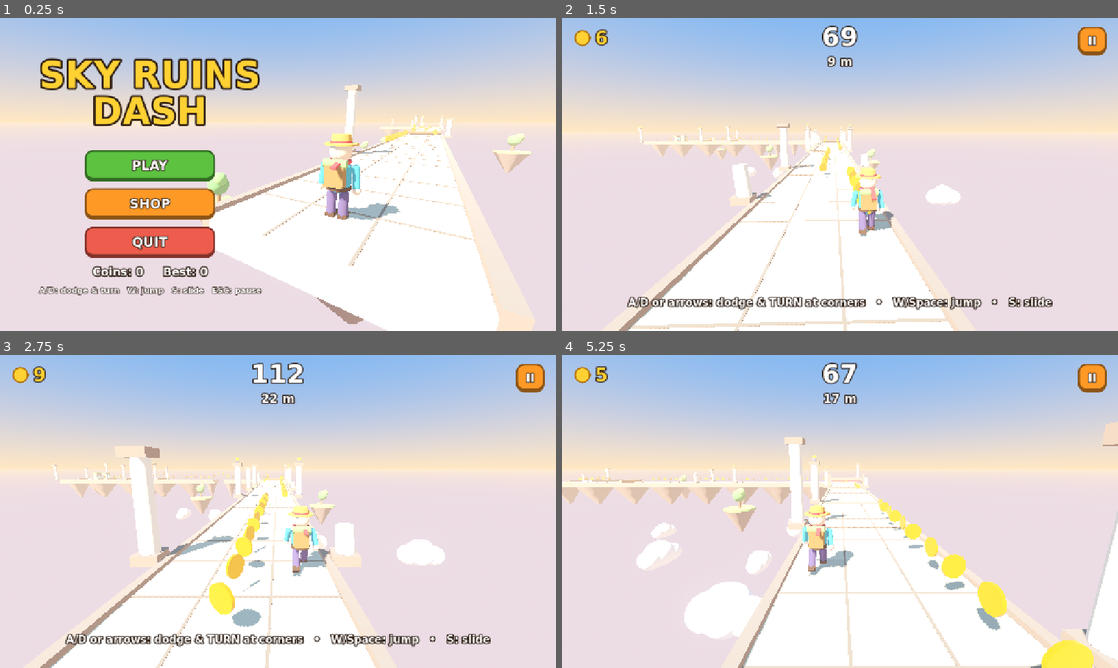
Above: before the commit, frames 1-4 (two rows, left to right).
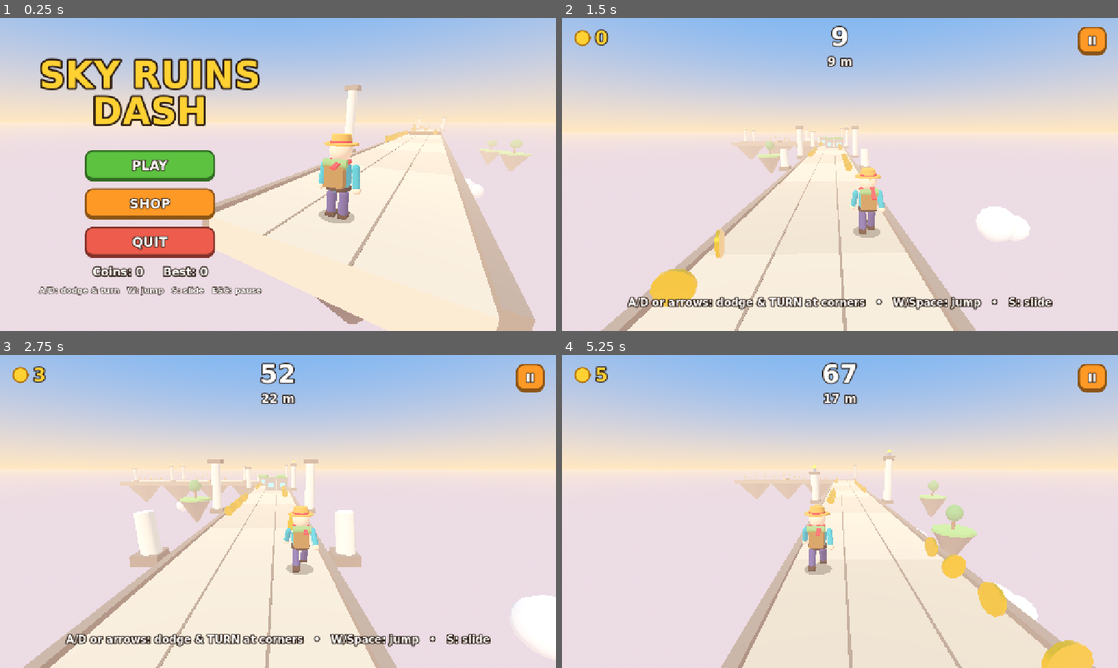
Above: after the commit, the same moments.

Repository: ItzOverWolf/claude-godot-3D-game
Game: Godot game, scene res://main.tscn
Same seed, same stepped clock (60 frames per second), same inputs: the game is played once before the commit and once after it.
Inputs (mouse positions are in pixels of both pictures, inside the frame that each line leads up to):
- Up to frame 1 (0.25 s): no input
- Up to frame 2 (1.5 s): click "PLAY" at 0.5 s; tap Enter at 1.25, 1.35 s; move the mouse to (962, 158) at 1.27 s; hold Right from 1.28 s (still down); click (962, 158) at 1.42 s
- Up to frame 3 (2.75 s): tap Space at 1.52 s; release Right at 2 s; drag from (166, 527) to (250, 574) at 2.02 s
- Up to frame 4 (5.25 s): move the mouse to (895, 442) at 2.77 s; hold Right 2.78-3.5 s; tap P at 2.85 s; click "RESTART" at 3.5 s; drag from (812, 574) to (673, 464) at 4.27 s; move the mouse to (1006, 558) at 5.02 s; hold Left from 5.03 s (still down); tap Keypad Enter at 5.1 s

The runs differ from the first frame. In frame 1, 24% of the frame differs, in the area x 36-97%, y 21-100%; in frame 2, 23%; in frame 3, 25%; in frame 4, 29%, in the area x 0-100%, y 21-100%.

Commit message:
performance

Diff:
--- a/main.gd
+++ b/main.gd
@@ -16,7 +16,7 @@
 const PATH_W := 6.0
 const TILE_LEN := 10.0
 const TURN_LEN := 6.0
-const TILES_AHEAD := 16
+const TILES_AHEAD := 11
 const TILES_BEHIND := 3
 const START_SPEED := 10.0
 const MAX_SPEED := 24.0
@@ -107,6 +107,7 @@
 var leg_r: Node3D
 var scarf_tail: MeshInstance3D
 var bubble: MeshInstance3D
+var blob_shadow: MeshInstance3D
 var mats := {}
 var mesh_cache := {}
 var sfx := {}
@@ -614,6 +615,10 @@
 			var n: Node3D = it["node"]
 			n.rotation.y = time * 2.0
 			n.position.y = 1.1 + sin(time * 4.0) * 0.15
+	# keep the fake shadow on the floor and shrink it while airborne
+	blob_shadow.visible = not falling
+	blob_shadow.position.y = 0.02 - y
+	blob_shadow.scale = Vector3.ONE * clampf(1.0 - y * 0.25, 0.4, 1.0)
 	bubble.visible = state == State.PLAYING and shields > 0
 	if bubble.visible:
 		bubble.scale = Vector3.ONE * (1.0 + sin(time * 6.0) * 0.04)
@@ -783,7 +788,7 @@
 			_add(root, _box(Vector3(1.13, 0.04, 0.28)), mats["arrow"], Vector3(x, 0.03, -2.6), Vector3(0, deg_to_rad(45.0 * s), 0), false)
 		_column(root, Vector3(-s * 3.8, 0, -TURN_LEN - 0.6), 4.5, true)
 
-	var cmesh := _cyl(0.35, 0.35, 0.08, 20)
+	var cmesh := _cyl(0.35, 0.35, 0.08, 12)
 	for c in t["coins"]:
 		var n := _add(root, cmesh, mats["gold"], Vector3(c["lane"] * LANE_W, c["h"], -c["d"]), Vector3(PI / 2, 0, 0))
 		c["node"] = n
@@ -813,10 +818,6 @@
 			_add(root, _box(Vector3(0.3, 1.15, l)), mats["stone_dark"], Vector3(sx, -0.42, mid))
 	for lx in [-1.0, 1.0]:
 		_add(root, _box(Vector3(0.07, 0.02, l)), mats["groove"], Vector3(lx, 0.005, mid), Vector3.ZERO, false)
-	var j := a + 2.5
-	while j < b - 0.1:
-		_add(root, _box(Vector3(PATH_W, 0.02, 0.06)), mats["groove"], Vector3(0, 0.005, -j), Vector3.ZERO, false)
-		j += 2.5
 	var rock := _add(root, _cyl(3.0, 0.3, 5.0, 7), mats["rock"], Vector3(0, -3.4, mid), Vector3.ZERO, false)
 	rock.scale = Vector3(1.0, 1.0, maxf(0.4, l / 6.0))
 
@@ -847,23 +848,22 @@
 
 
 func _decorate(root: Node3D) -> void:
-	if randf() < 0.55:
+	if randf() < 0.4:
 		for sx in [-3.8, 3.8]:
 			if randf() < 0.8:
 				var broken := randf() < 0.3
 				_column(root, Vector3(sx, 0, -5.0), snappedf(randf_range(1.5, 2.5) if broken else randf_range(3.0, 5.0), 0.5), not broken and randf() < 0.4, broken)
-	if randf() < 0.3:
+	if randf() < 0.2:
 		var side := -1.0 if randf() < 0.5 else 1.0
 		var p := Vector3(side * randf_range(12, 22), -randf_range(2, 8), -randf_range(0, 10))
-		_add(root, _cyl(3.0, 0.3, 4.5, 7), mats["rock"], p + Vector3(0, -2.4, 0), Vector3.ZERO, false)
-		_add(root, _cyl(3.1, 3.1, 0.4, 14), mats["grass"], p, Vector3.ZERO, false)
-		_add(root, _cyl(0.2, 0.28, 2.0, 8), mats["wood"], p + Vector3(0, 1.2, 0), Vector3.ZERO, false)
+		_add(root, _cyl(3.0, 0.3, 4.5, 6), mats["rock"], p + Vector3(0, -2.4, 0), Vector3.ZERO, false)
+		_add(root, _cyl(3.1, 3.1, 0.4, 8), mats["grass"], p, Vector3.ZERO, false)
+		_add(root, _cyl(0.2, 0.28, 2.0, 6), mats["wood"], p + Vector3(0, 1.2, 0), Vector3.ZERO, false)
 		_add(root, _sph(1.2), mats["leaf"], p + Vector3(0, 2.6, 0), Vector3.ZERO, false)
-		_add(root, _sph(0.8), mats["leaf2"], p + Vector3(0.6, 3.3, 0.2), Vector3.ZERO, false)
-	if randf() < 0.35:
+	if randf() < 0.2:
 		var side2 := -1.0 if randf() < 0.5 else 1.0
 		var cp := Vector3(side2 * randf_range(8, 28), -randf_range(9, 18), -randf_range(0, 10))
-		for b in [Vector4(0, 0, 0, 2.5), Vector4(2.2, -0.4, 0.5, 1.8), Vector4(-2.0, -0.5, -0.3, 1.9), Vector4(0.5, 0.8, 0.2, 1.6)]:
+		for b in [Vector4(0, 0, 0, 2.5), Vector4(2.2, -0.4, 0.5, 1.8)]:
 			_add(root, _sph(b.w), mats["cloud"], cp + Vector3(b.x, b.y, b.z), Vector3.ZERO, false)
 
 
@@ -897,11 +897,9 @@
 	env.tonemap_mode = Environment.TONE_MAPPER_FILMIC
 	env.fog_enabled = true
 	env.fog_light_color = Color(1.0, 0.84, 0.72)
-	env.fog_density = 0.0065
+	env.fog_density = 0.009
 	env.fog_sky_affect = 0.0
-	env.glow_enabled = true
-	env.glow_intensity = 0.5
-	env.glow_bloom = 0.05
+	env.glow_enabled = false
 	var we := WorldEnvironment.new()
 	we.environment = env
 	add_child(we)
@@ -910,15 +908,14 @@
 	sun.rotation_degrees = Vector3(-48, -35, 0)
 	sun.light_color = Color(1.0, 0.93, 0.82)
 	sun.light_energy = 1.3
-	sun.shadow_enabled = true
-	sun.directional_shadow_max_distance = 60.0
+	sun.shadow_enabled = false   # real-time shadows are the most expensive thing; we fake one under the player
 	add_child(sun)
 
 	world = Node3D.new()
 	add_child(world)
 	cam = Camera3D.new()
 	cam.fov = 70.0
-	cam.far = 300.0
+	cam.far = 130.0
 	add_child(cam)
 	cam.make_current()
 	cam.position = Vector3(4, 3, 4)
@@ -973,6 +970,12 @@
 		_add(arm, _sph(0.11), skin, Vector3(0, -0.64, 0))
 
 	bubble = _add(player, _sph(1.25), mats["bubble"], Vector3(0, 1.0, 0), Vector3.ZERO, false)
+
+	# cheap fake shadow: a flat dark disc that stays on the floor under the runner
+	var sm := _mat(Color(0, 0, 0, 0.3), 1.0)
+	sm.transparency = BaseMaterial3D.TRANSPARENCY_ALPHA
+	sm.shading_mode = BaseMaterial3D.SHADING_MODE_UNSHADED
+	blob_shadow = _add(player, _cyl(0.5, 0.5, 0.01, 12), sm, Vector3(0, 0.02, 0), Vector3.ZERO, false)
 
 
 func _make_materials() -> void:
@@ -1066,8 +1069,8 @@
 		var m := SphereMesh.new()
 		m.radius = r
 		m.height = r * 2.0
-		m.radial_segments = 20
-		m.rings = 10
+		m.radial_segments = 12
+		m.rings = 6
 		mesh_cache[key] = m
 	return mesh_cache[key]
 
@@ -1078,6 +1081,8 @@
 		var m := CapsuleMesh.new()
 		m.radius = r
 		m.height = h
+		m.radial_segments = 10
+		m.rings = 2
 		mesh_cache[key] = m
 	return mesh_cache[key]
 
--- a/project.godot
+++ b/project.godot
@@ -12,7 +12,8 @@
 
 config/name="3D game made by Cluade"
 run/main_scene="res://main.tscn"
-config/features=PackedStringArray("4.7", "Forward Plus")
+config/features=PackedStringArray("4.7", "GL Compatibility")
+run/max_fps=60
 config/icon="res://icon.svg"
 
 [display]
@@ -28,4 +29,6 @@
 
 [rendering]
 
-rendering_device/driver.windows="d3d12"
+renderer/rendering_method="gl_compatibility"
+renderer/rendering_method.mobile="gl_compatibility"
+textures/vram_compression/import_etc2_astc=true
